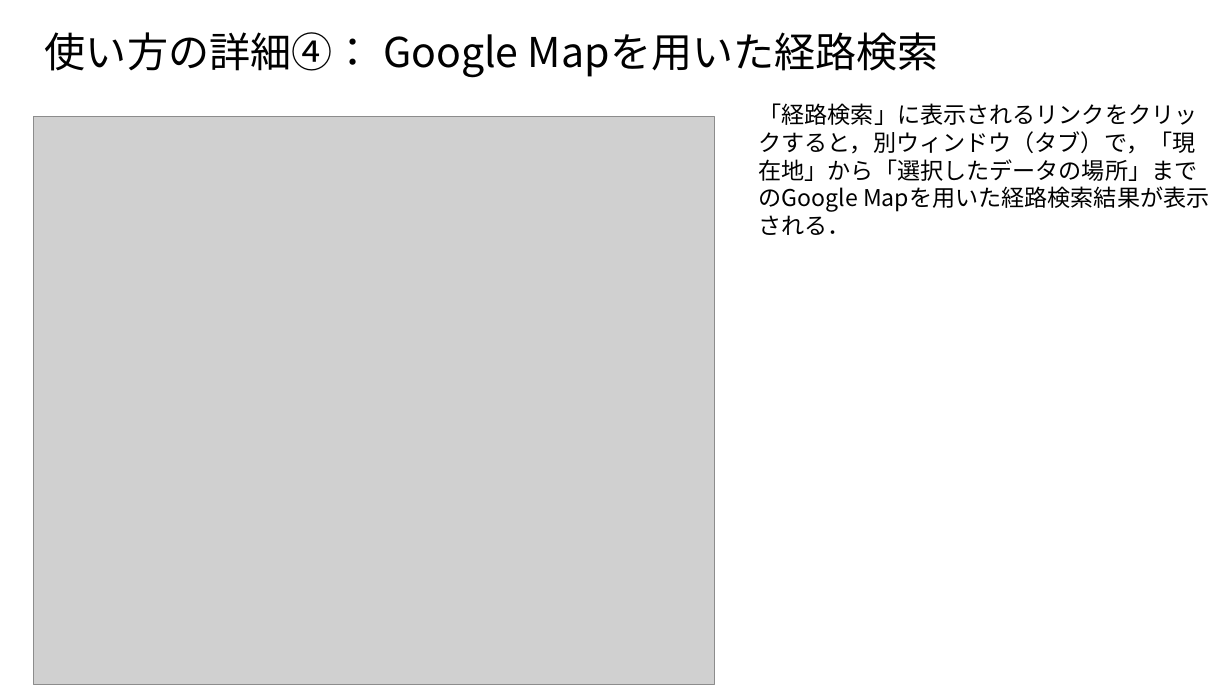
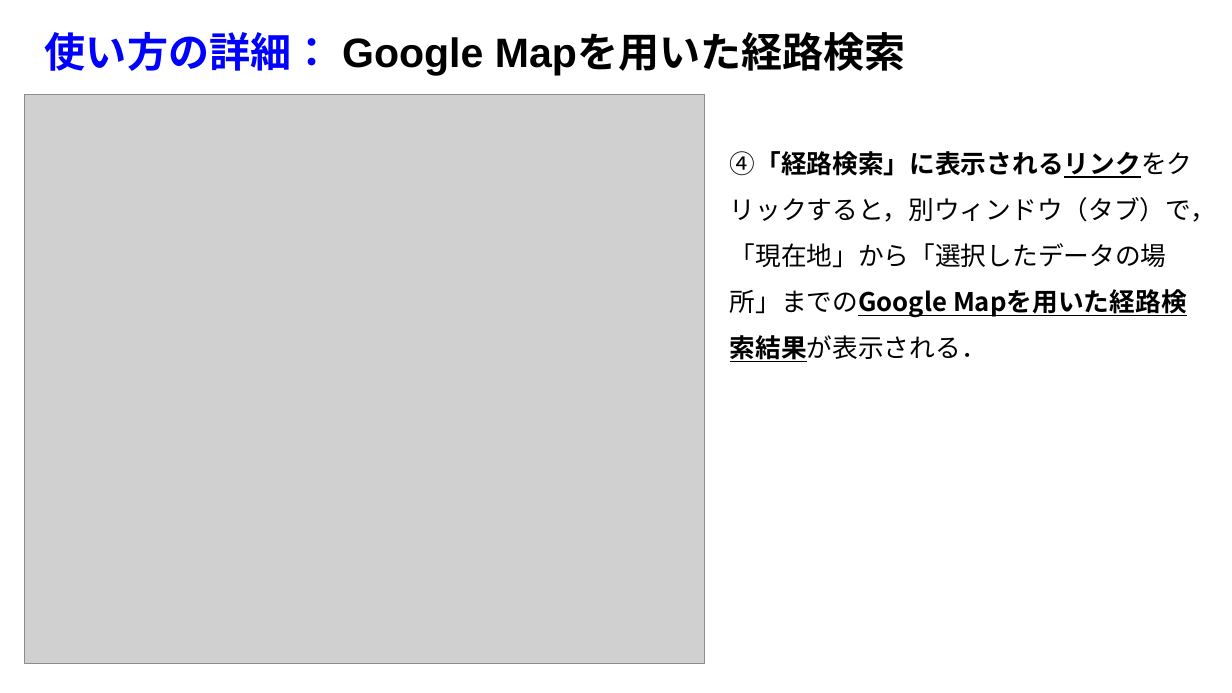
Before and after one commit to oecu-kozaki-lab/WikidataMapVIS, a slide deck: slide 5 of doc/WikidataMapVIS説明図.pptx (slide 6 before the commit). Drawn at 1232x693 pixels with LibreOffice and Linux fonts; fonts in the diff are those of the drawing; grey boxes stand for pictures. Boxes give left, top, right and bottom in pixels: in the first picture for what was removed or moved away, otherwise in the second. Text is boxed around its words. In the diff, an @@ line names an element or a change of style, - is before the commit and + after.

Commit message:
使い方の資料追加

```diff
--- a/doc/WikidataMapVIS説明図.pptx
+++ b/doc/WikidataMapVIS説明図.pptx
@@ title at bbox=[45, 32, 906, 75]: text changed; font Noto Sans CJK JP to Arial; bold on @@
-使い方の詳細④： Google Mapを用いた経路検索
+使い方の詳細： Google Mapを用いた経路検索
@@ picture: place and size @@
-picture at bbox=[33, 116, 714, 685]
+picture at bbox=[24, 94, 704, 663]
@@ text at bbox=[730, 151, 1216, 318]: text changed; size 18 to 20 pt @@
-「経路検索」に表示されるリンクをクリックすると，別ウィンドウ（タブ）で，「現在地」から「選択したデータの場所」までのGoogle Mapを用いた経路検索結果が表示される．
+④「経路検索」に表示されるリンクをクリックすると，別ウィンドウ（タブ）で，「現在地」から「選択したデータの場所」までのGoogle Mapを用いた経路検索結果が表示される．
```
Also in this commit, not shown: 4 other slides changed, 2 slides added, 2 slides removed, 1 other file.
